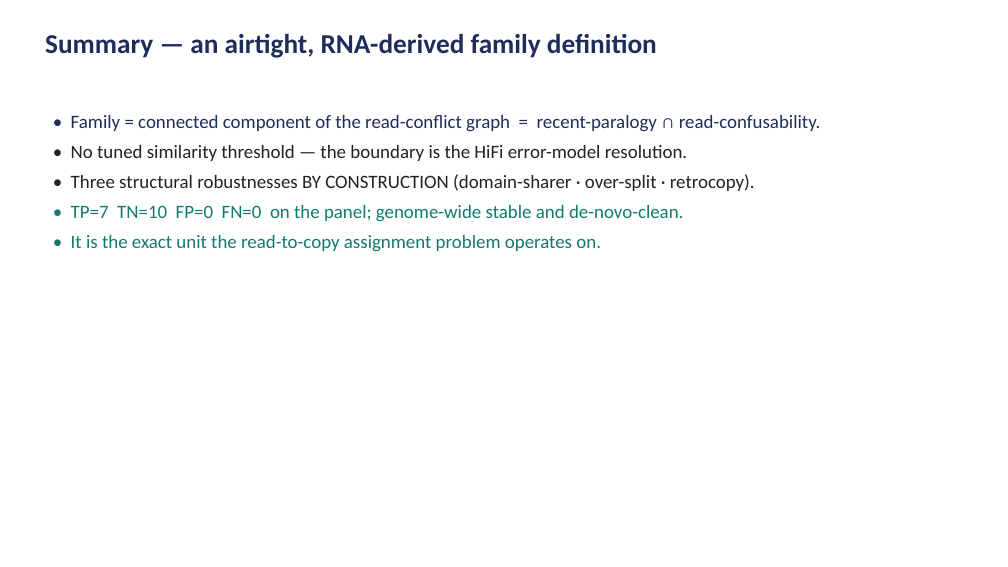
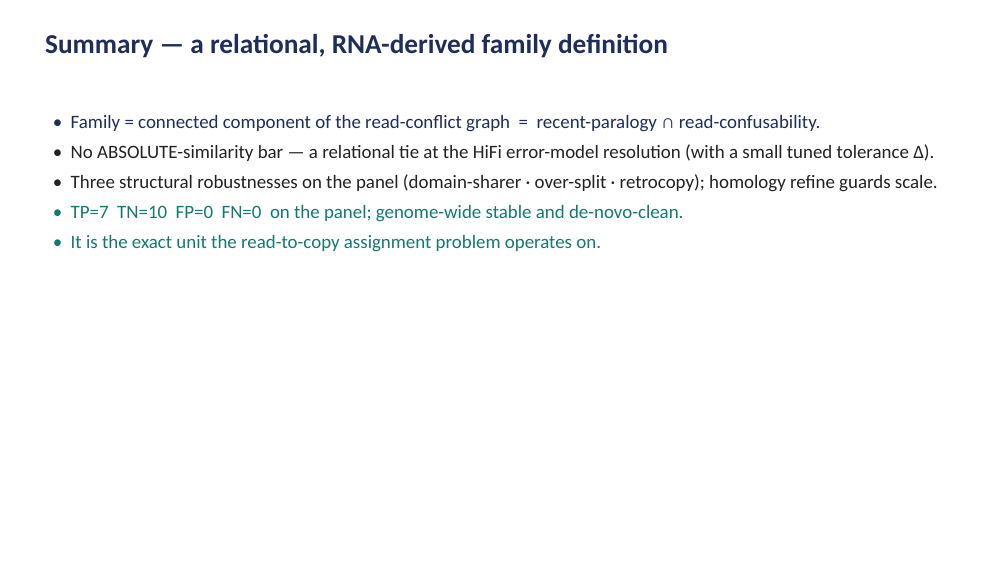
Before and after one commit to juanfraitu1/Rustle, a slide deck: slide 18 of bench/family_definition_slides.pptx. Drawn at 1008x567 pixels with LibreOffice and Linux fonts; fonts in the diff are those of the drawing. Boxes give left, top, right and bottom in pixels: in the first picture for what was removed or moved away, otherwise in the second. Text is boxed around its words. In the diff, an @@ line names an element or a change of style, - is before the commit and + after.

```diff
--- a/bench/family_definition_slides.pptx
+++ b/bench/family_definition_slides.pptx
@@ text at (45, 34, 668, 58): text changed @@
-Summary — an airtight, RNA-derived family definition
+Summary — a relational, RNA-derived family definition
@@ text at (71, 144, 938, 192): text changed @@
-• No tuned similarity threshold — the boundary is the HiFi error-model resolution.
-• Three structural robustnesses BY CONSTRUCTION (domain-sharer · over-split · retrocopy).
+• No ABSOLUTE-similarity bar — a relational tie at the HiFi error-model resolution (with a small tuned tolerance Δ).
+• Three structural robustnesses on the panel (domain-sharer · over-split · retrocopy); homology refine guards scale.
```
Also in this commit, not shown: 3 other slides changed, 1 other file.
